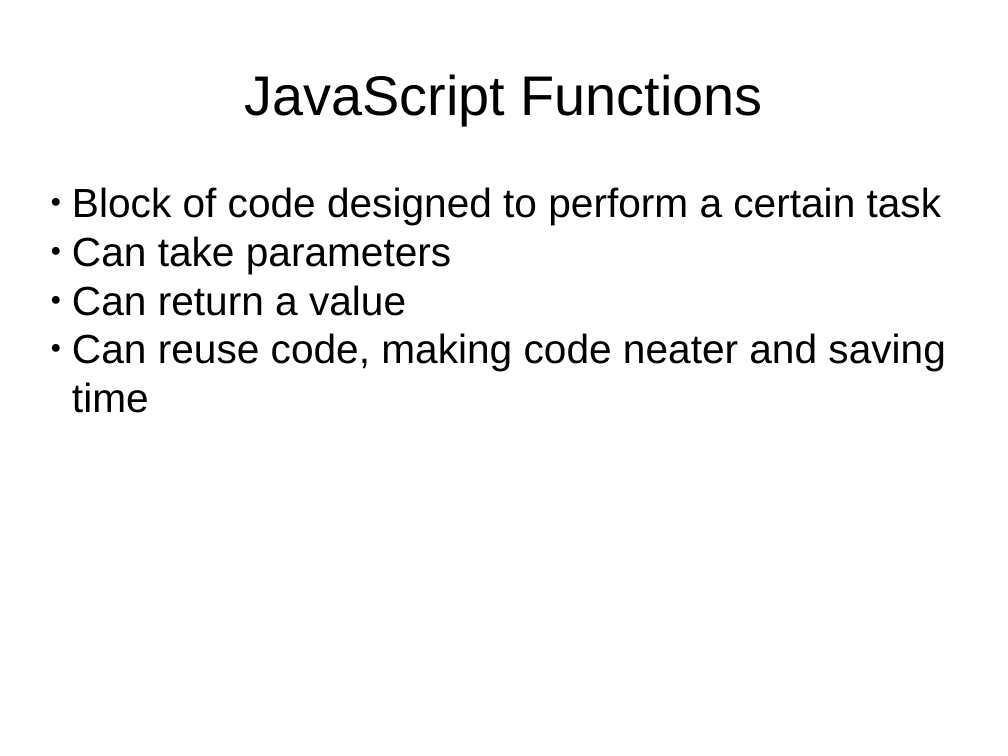
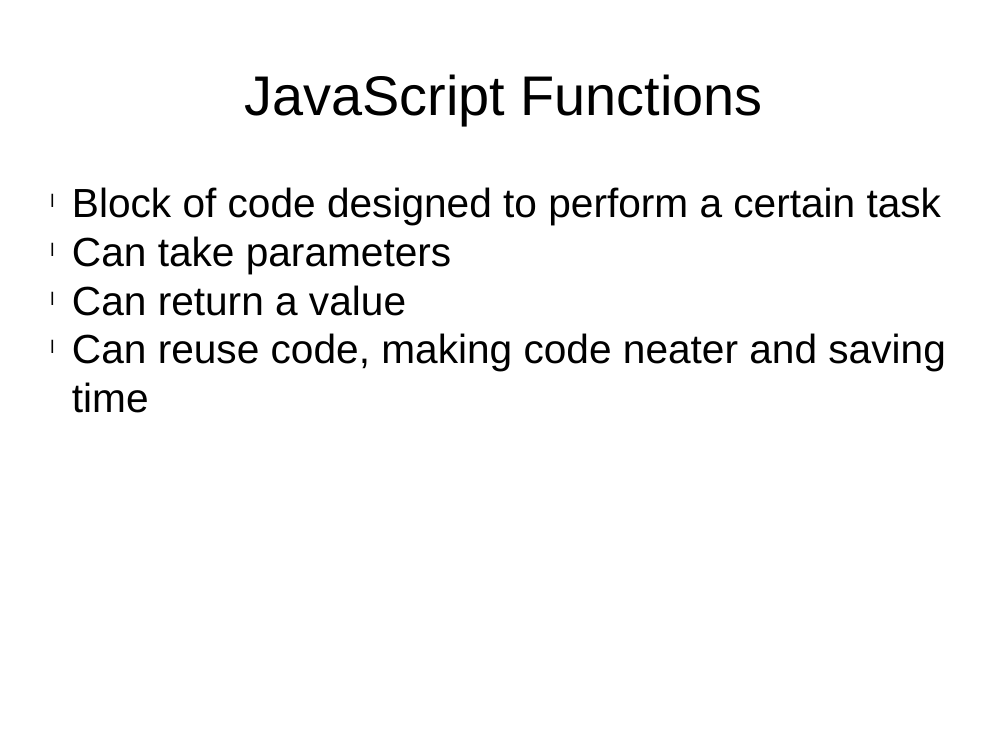
Before and after one commit to MakerBar/webprogclass, a slide deck: slide 13 of slides.pptx. Drawn at 1008x756 pixels with LibreOffice and Linux fonts; fonts in the diff are those of the drawing. Boxes give left, top, right and bottom in pixels: in the first picture for what was removed or moved away, otherwise in the second. Text is boxed around its words. In the diff, an @@ line names an element or a change of style, - is before the commit and + after.

```diff
--- a/slides.pptx
+++ b/slides.pptx
@@ text "Block of code designed to ..." at [72,187,945,413]: bullet ● to l @@
```
Also in this commit, not shown: 10 other slides changed, 3 other files.
